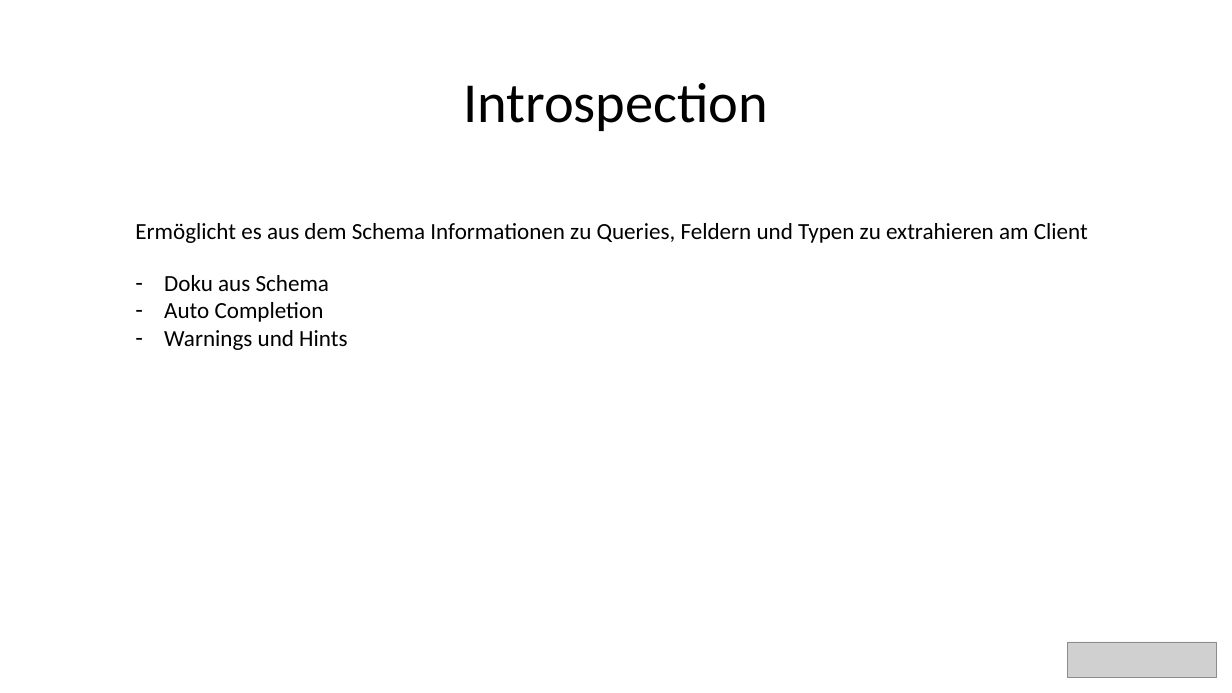
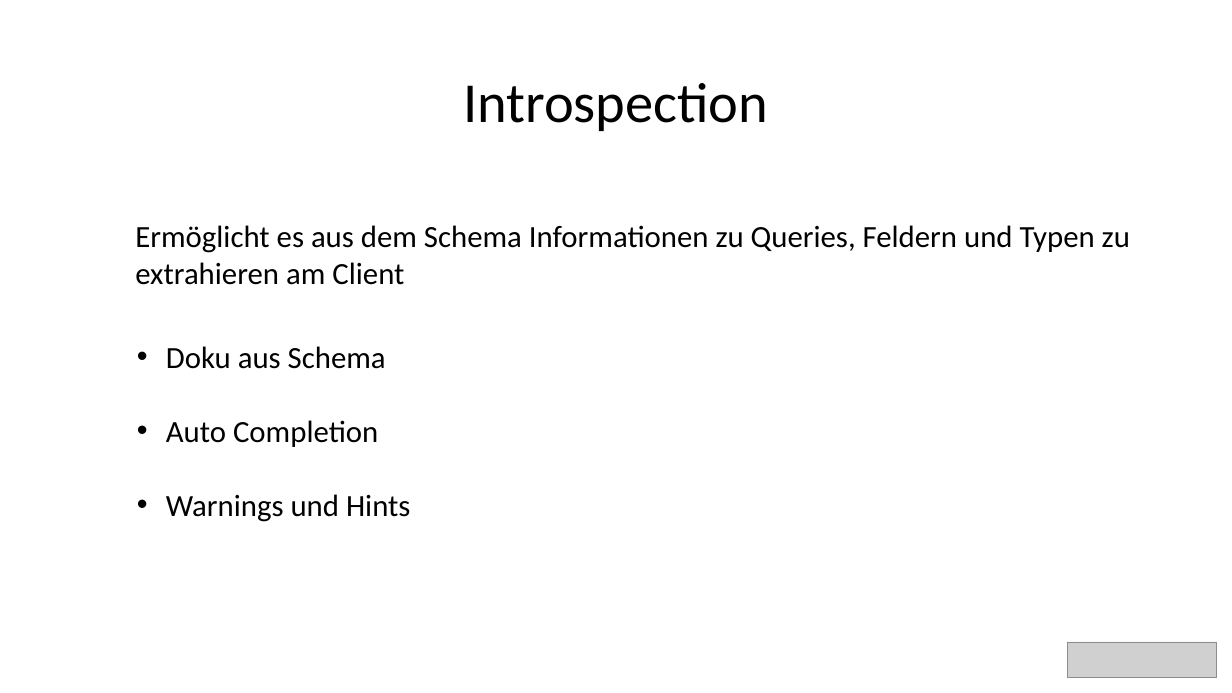
Before and after one commit to bytePassion/GraphQL-Talk, a slide deck: slide 43 of slides/GraphqlSlides.pptx (slide 46 before the commit). Drawn at 1232x693 pixels with LibreOffice and Linux fonts; fonts in the diff are those of the drawing; grey boxes stand for pictures. Boxes give left, top, right and bottom in pixels: in the first picture for what was removed or moved away, otherwise in the second. Text is boxed around its words. In the diff, an @@ line names an element or a change of style, - is before the commit and + after.

```diff
--- a/slides/GraphqlSlides.pptx
+++ b/slides/GraphqlSlides.pptx
@@ text "Ermöglicht es aus dem Schema ..." at [135,225,1130,285]: size 18 to 24 pt @@
@@ text "Doku aus Schema": place and size @@
-text "Doku aus Schema" at [164,275,347,350]
+text "Doku aus Schema" at [166,346,410,522]
@@ text "Doku aus Schema" at [166,346,410,522]: size 18 to 24 pt; bullet - to •; line spacing 1 to 2 @@
```
Also in this commit, not shown: 8 other slides changed, 7 slides removed.
